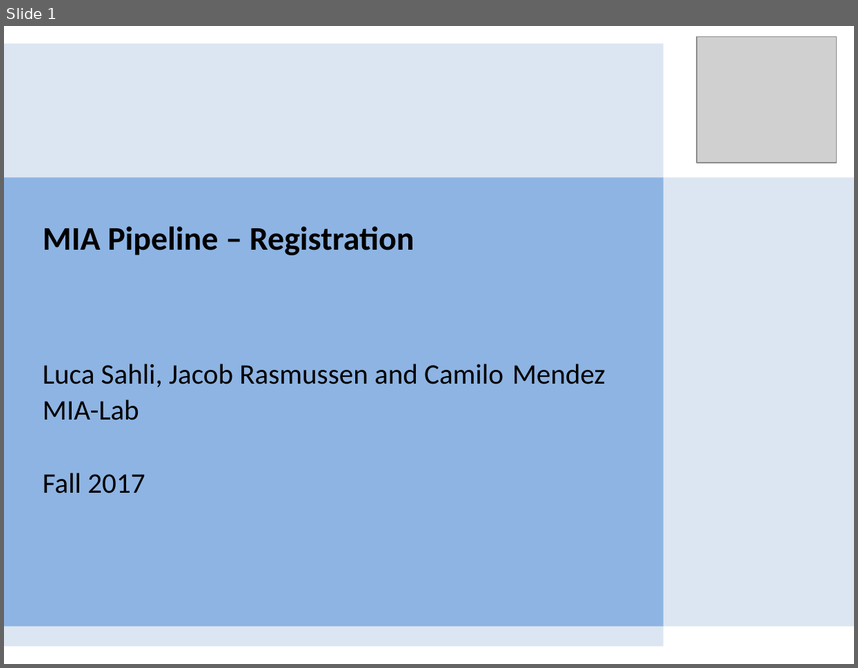
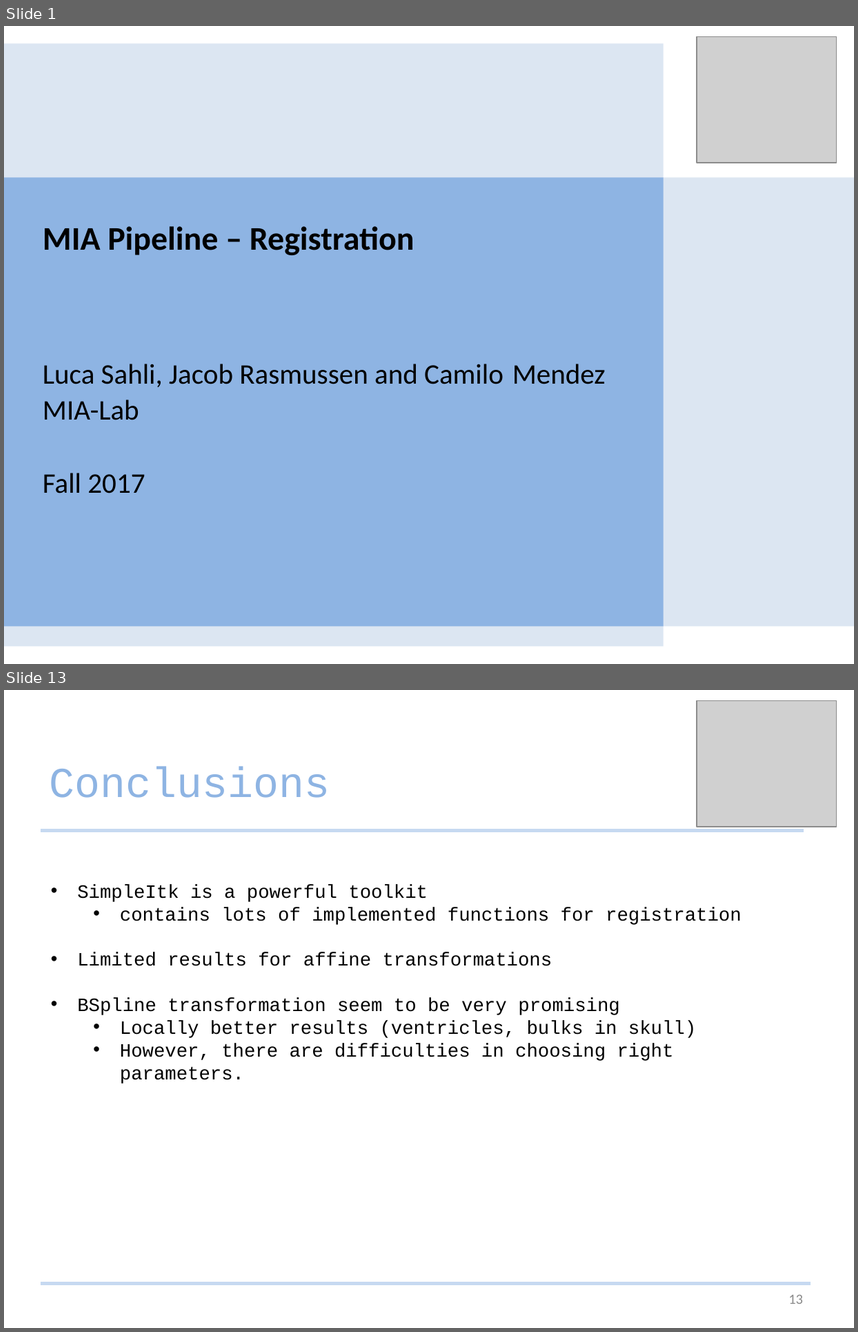
Before and after one commit to Studijacob/MIALab, a slide deck: wd/Documentation/MIALab presentation.pptx. Shown one above the other, each under a label of ours: slide 1 before the commit, slides 1 and 13 after it; the slides between them are not shown. The pictures are 858x668 and 858x1332 pixels, drawn with LibreOffice and Linux fonts; fonts in the diff are those of the drawing; grey boxes stand for pictures. Boxes give left, top, right and bottom in pixels: in the first picture for what was removed or moved away, otherwise in the second. Text is boxed around its words. In the diff, an @@ line names an element or a change of style, - is before the commit and + after.

```diff
--- a/wd/Documentation/MIALab presentation.pptx
+++ b/wd/Documentation/MIALab presentation.pptx
@@ slide 13 added at bbox=[4, 690, 854, 1328], background #FFFFFF @@
@@ picture added at bbox=[697, 701, 837, 827] @@
@@ title added at bbox=[50, 767, 330, 798], 36 pt, text #8EB4E3 @@
+Conclusions
@@ line added from (41, 830) to (804, 830), #C6D9F1 3 pt @@
@@ text added at bbox=[77, 885, 742, 1083], 16 pt, text #000000 @@
+• SimpleItk is a powerful toolkit
+  • contains lots of implemented functions for registration
+• Limited results for affine transformations
+• BSpline transformation seem to be very promising
+  • Locally better results (ventricles, bulks in skull)
+  • However, there are difficulties in choosing right parameters.
@@ line added from (41, 1283) to (811, 1283), #C6D9F1 3 pt @@
@@ page number added at bbox=[789, 1294, 803, 1303], 12 pt, text #8C8C8C @@
+13
```
Also in this commit, not shown: 11 slides changed, 4 other slides added, 2 slides removed.
